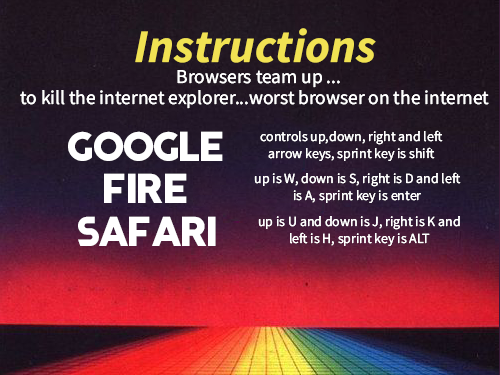
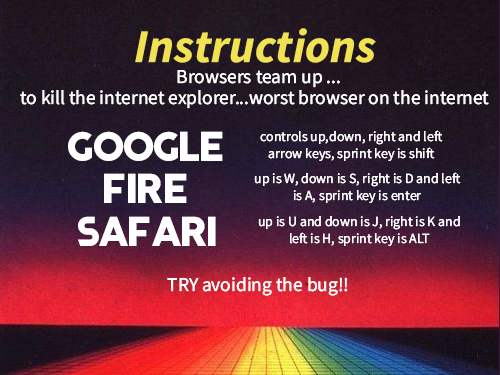
Before/after of a (500, 375) layered artwork. What changed in the layer stack:
added layer "TRY avoiding the bug!!" above "SAFARI copy 2" over [167,277,348,296]
